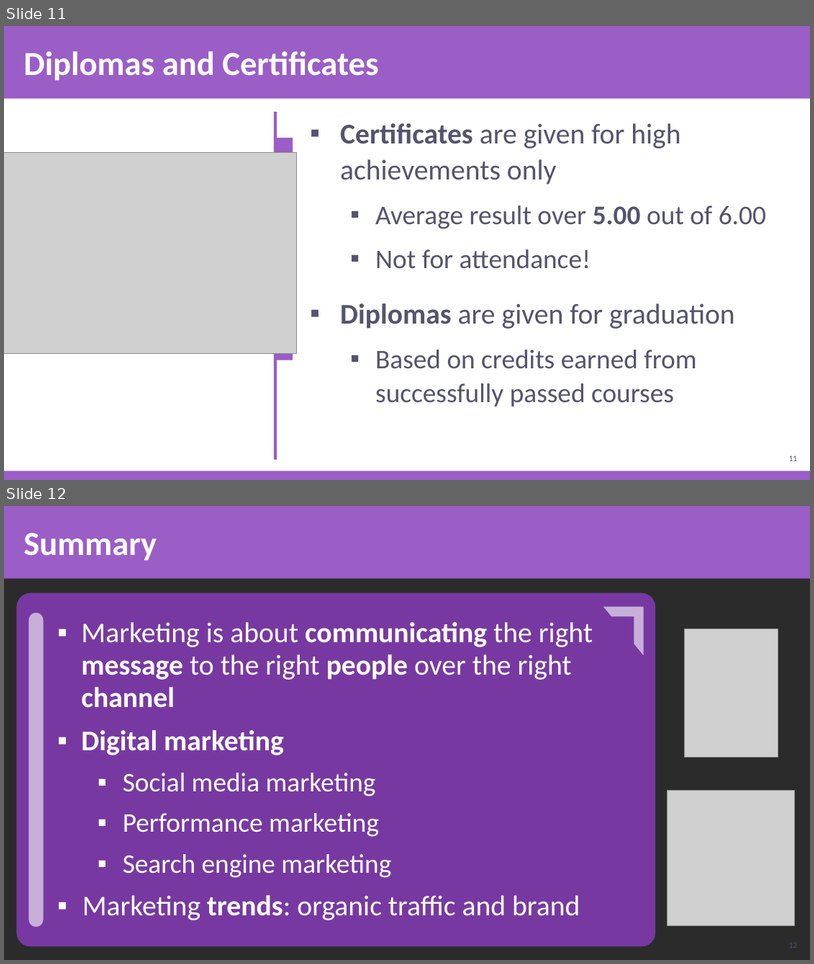
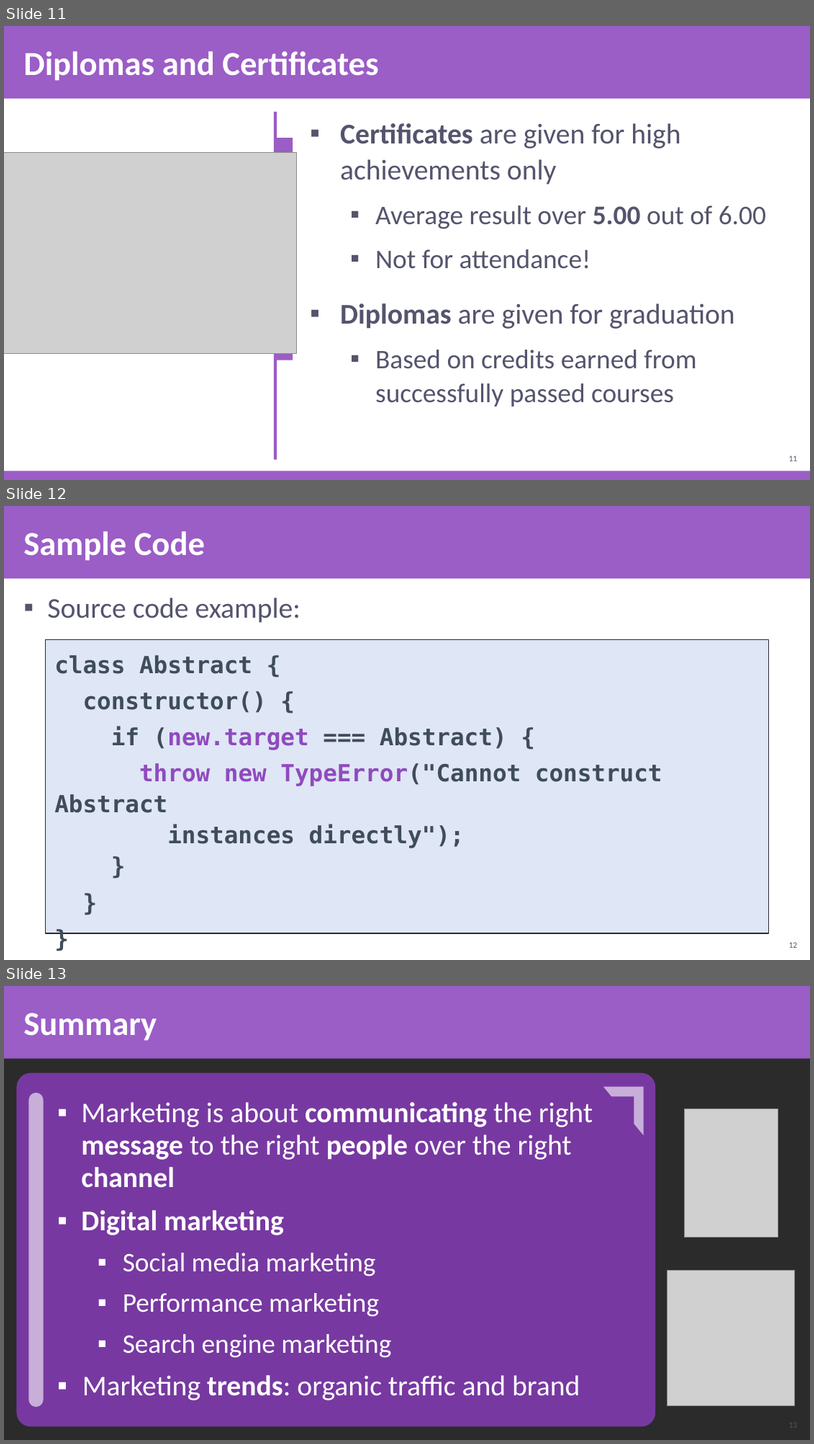
Before and after one commit to SoftUni/SoftUni-Course-Converter, a slide deck: Document-Templates/SoftUni-Creative-PowerPoint-Template-Nov-2019.pptx. Shown one above the other, each under a label of ours: slides 11 and 12 before the commit, slides 11, 12 and 13 after it. The pictures are 814x964 and 814x1444 pixels, drawn with LibreOffice and Linux fonts; fonts in the diff are those of the drawing; grey boxes stand for pictures; background and template pictures are left out; a plain dark background stands for a picture behind light text. Boxes give left, top, right and bottom in pixels: in the first picture for what was removed or moved away, otherwise in the second. Text is boxed around its words. In the diff, an @@ line names an element or a change of style, - is before the commit and + after.

```diff
--- a/Document-Templates/SoftUni-Creative-PowerPoint-Template-Nov-2019.pptx
+++ b/Document-Templates/SoftUni-Creative-PowerPoint-Template-Nov-2019.pptx
@@ slide 12 added at [4,506,810,960], background picture (left out); not listed: 1 template element that a slide beside it also shows @@
@@ title added at [23,531,205,561], 40 pt, text #FFFFFF, bold @@
+Sample Code
@@ text added at [47,597,301,623], 34 pt, text #54546D @@
+▪ Source code example:
@@ text added at [45,640,769,933], fill #2958BE at 15% opacity, outline #2A2A36 1 pt, 28 pt, text #3F4D5A, bold @@
+class Abstract {
+constructor() {
+if (new.target === Abstract) {
+throw new TypeError("Cannot construct Abstract
+instances directly");
+}
+}
+}
@@ page number added at [790,942,798,947], 10 pt, text #54546D @@
+12
@@ what was slide 12 is now slide 13 @@
```
Also in this commit, not shown: 1 other file.
